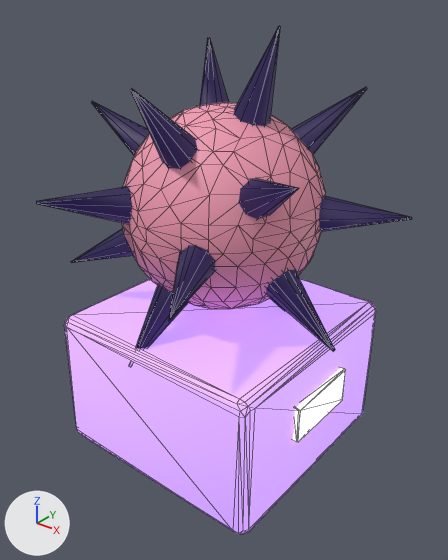
The glTF model public/models/lod/spiky.glb as it was, and as the next commit left it.
Rendered twice from a 50 mm lens placed at (1.63, -2.04, 2.11), pointed at (0.03, -0.03, 0.87). Arrows for +X, +Y and +Z are at lower left; the lights stay in place. The older version comes first. Mesh edges are drawn as thin lines. Where no turn or scale is listed for an object, it has been applied to the vertices. Vertices at exactly the same position are counted once.

Before the edit, the objects in view are built like this:
```python
me_spiky_004 = bpy.data.meshes.new('spiky.004')
me_spiky_004.from_pydata(...)  # 585 vertices, 1086 faces; spans x -0.74..0.74, y -0.73..0.73, z -0.98..0.98
me_spiky_004.materials.append(mat_toy)
ob_spiky = bpy.data.objects.new('spiky', me_spiky_004)
ob_spiky.location = (0.006, 0.015, 0.981)
```
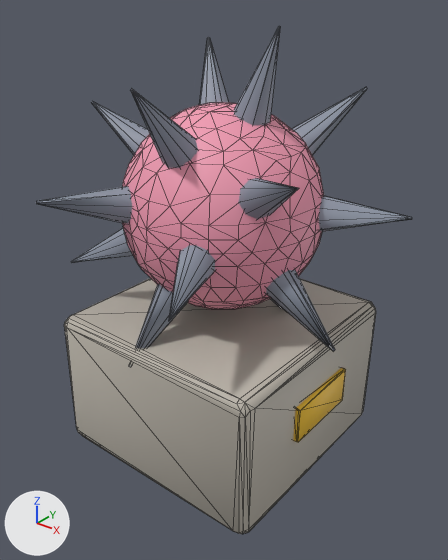
Location of each change, [x1, y1, x2, y2] in pixels of the pictures (448 x 560 px; the box of a moved part takes in the faces that stretch with it):
part 1 of me_spiky_004, moved or reshaped: before [122, 102, 375, 418]; after [72, 37, 324, 311]
part 2 of me_spiky_004, surface changed (purple to grey): [36, 26, 412, 533] in both

What the commit changed:
me_spiky_004 has 585 vertices, 1086 faces and spans x -0.74..0.74, y -0.73..0.73, z -0.98..0.98.
me_spiky_004 is used by ob_spiky; location (0.006, 0.015, 0.981).
me_spiky_004 part 1: 18 vertices moved from x -0.45..0.34, y -0.44..0.5, z -0.27..0.66 to x -0.43..0.33, y -0.46..0.5, z -0.27..0.66; 95 vertices removed from x -0.54..0.52, y -0.53..0.51, z -0.96..0.67; 98 vertices added at x -0.65..0.44, y -0.44..0.73, z -0.45..0.89.
me_spiky_004 part 2: 626 kept faces spanning x -0.74..0.74, y -0.73..0.73, z -0.98..0.98 get new texture (UV) coordinates.
